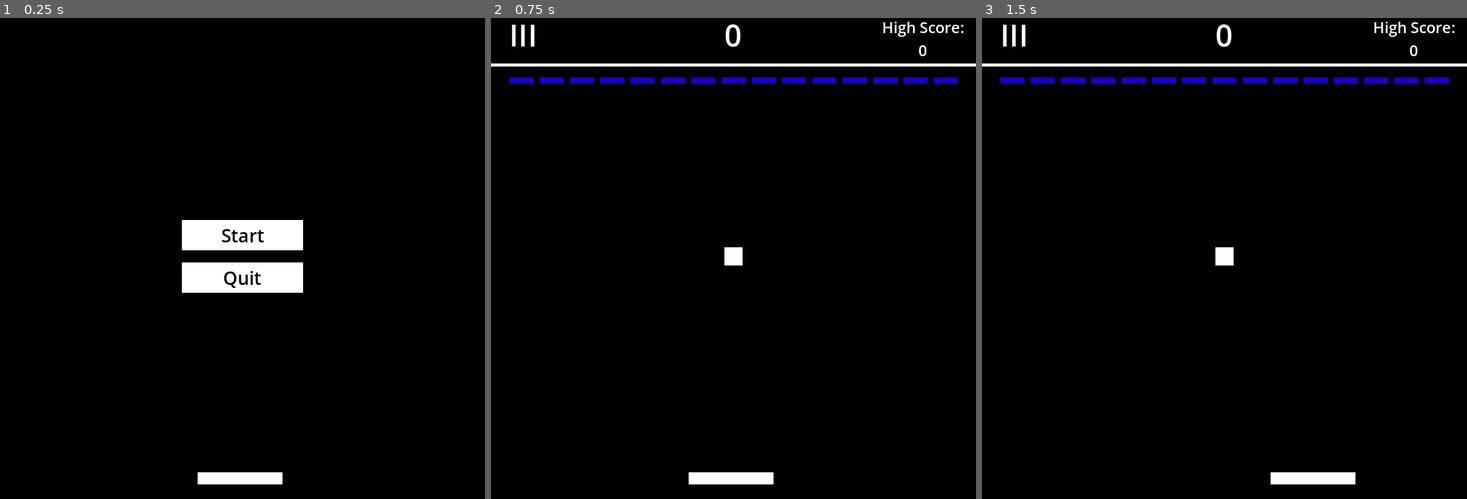
Above: before the commit, frames 1-3 (left to right).
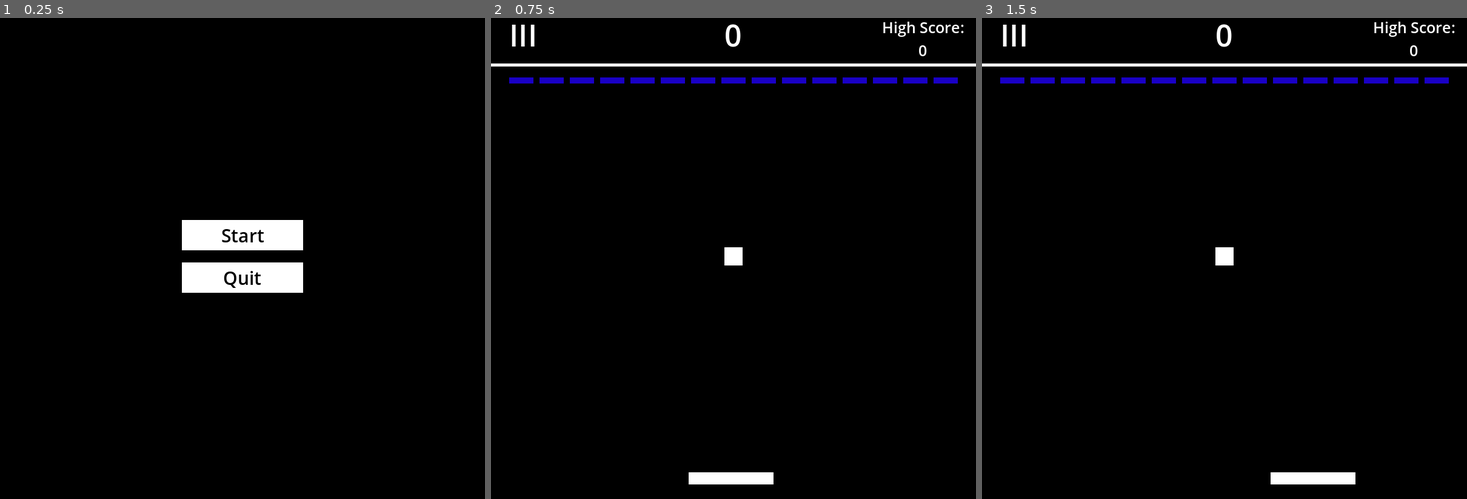
Above: after the commit, the same moments.

Repository: districtjackson/breakout
Game: Godot game, scene res://main.tscn
The game is run twice, just before and just after one commit, with the same random seed, the same clock (stepped at 60 frames per second) and the same inputs.
Inputs:
- Up to frame 1 (0.25 s): no input
- Up to frame 2 (0.75 s): click "Start" at 0.5 s
- Up to frame 3 (1.5 s): tap Enter at 1.25 s; hold Right (right) from 1.28 s (still down)

The runs differ from the first frame. In frame 1, 0.4% of the frame differs, in the area x 40-59%, y 94-97%; in frame 2, nothing differs; in frame 3, nothing differs.

Commit message:
Paddle hidden in main menu

Diff:
--- a/main.gd
+++ b/main.gd
@@ -24,6 +24,7 @@
 	_get_high_score()
 	_generate_bricks()
 	_spawn_ball()
+	$Paddle.show()
 
 # Called every frame. 'delta' is the elapsed time since the previous frame.
 func _process(_delta):
@@ -94,6 +95,7 @@
 			i.queue_free()
 
 	$HUD.game_over()
+	$Paddle.hide()
 
 # Saves provided high score at user://breakout.save
 func _save_high_score(high_score):
--- a/main.tscn
+++ b/main.tscn
@@ -24,6 +24,7 @@
 position = Vector2(0, 100)
 
 [node name="Paddle" parent="." instance=ExtResource("3_cqgjn")]
+visible = false
 position = Vector2(396, 766)
 
 [node name="HUD" parent="." instance=ExtResource("7_eacag")]
